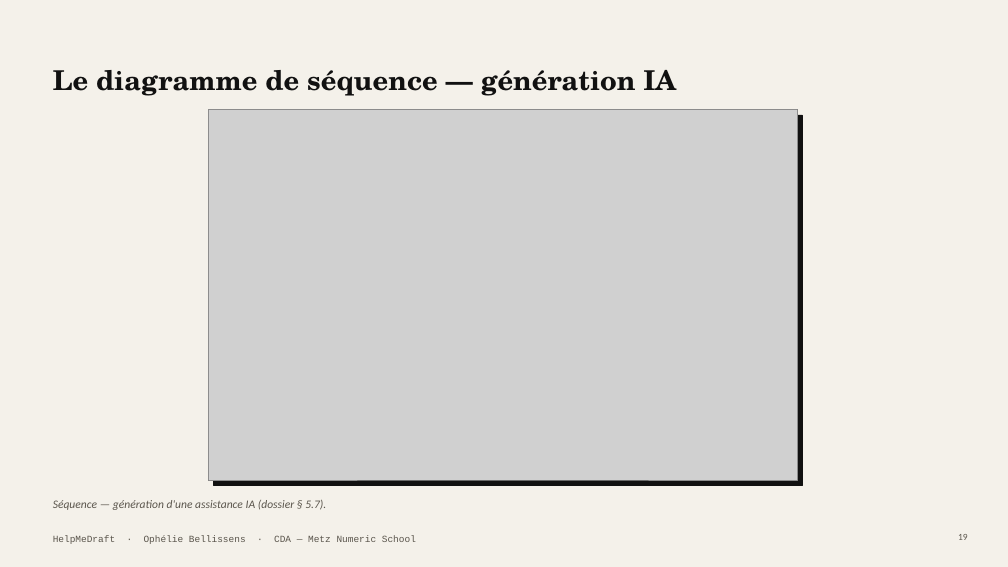
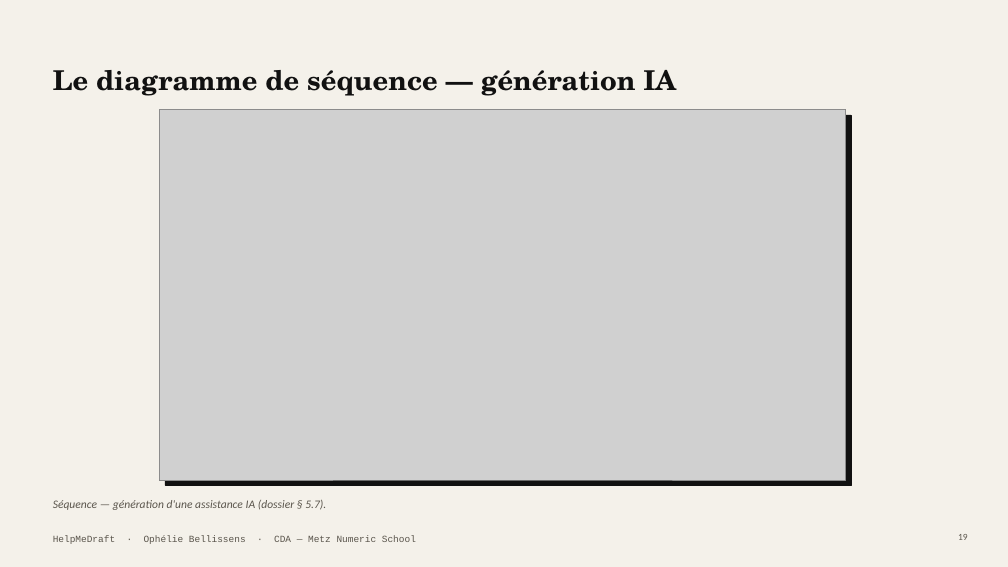
Before and after one commit to Equinoxya/HelpMeDraft---projet-fil-rouge, a slide deck: slide 19 of docs/Soutenance-HelpMeDraft.pptx. Drawn at 1008x567 pixels with LibreOffice and Linux fonts; fonts in the diff are those of the drawing; grey boxes stand for pictures. Boxes give left, top, right and bottom in pixels: in the first picture for what was removed or moved away, otherwise in the second. Text is boxed around its words. In the diff, an @@ line names an element or a change of style, - is before the commit and + after.

```diff
--- a/docs/Soutenance-HelpMeDraft.pptx
+++ b/docs/Soutenance-HelpMeDraft.pptx
@@ picture: place and size @@
-picture at <box>208,110,797,480</box>
+picture at <box>160,110,845,480</box>
@@ rectangle: place and size @@
-rectangle at <box>208,110,797,480</box>
+rectangle at <box>160,110,845,480</box>
@@ rectangle: place and size @@
-rectangle at <box>213,115,802,485</box>
+rectangle at <box>165,115,851,485</box>
```
Also in this commit, not shown: 4 other slides changed, 1 slide added, 1 slide removed, 13 other files.
